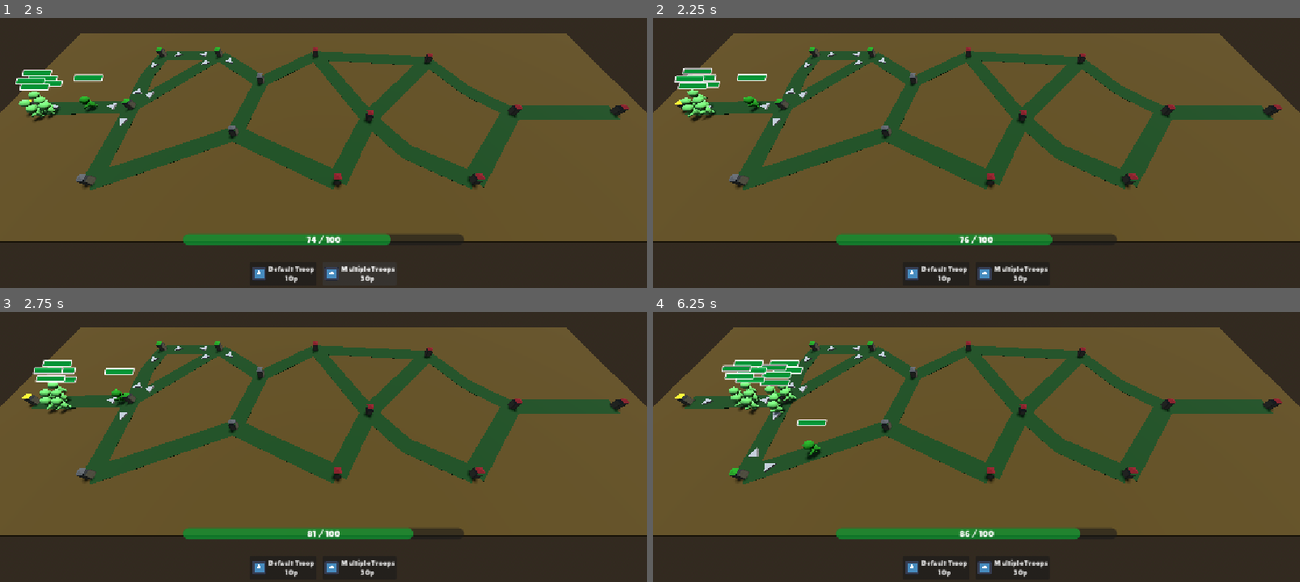
Above: before the commit, frames 1-4 (two rows, left to right).
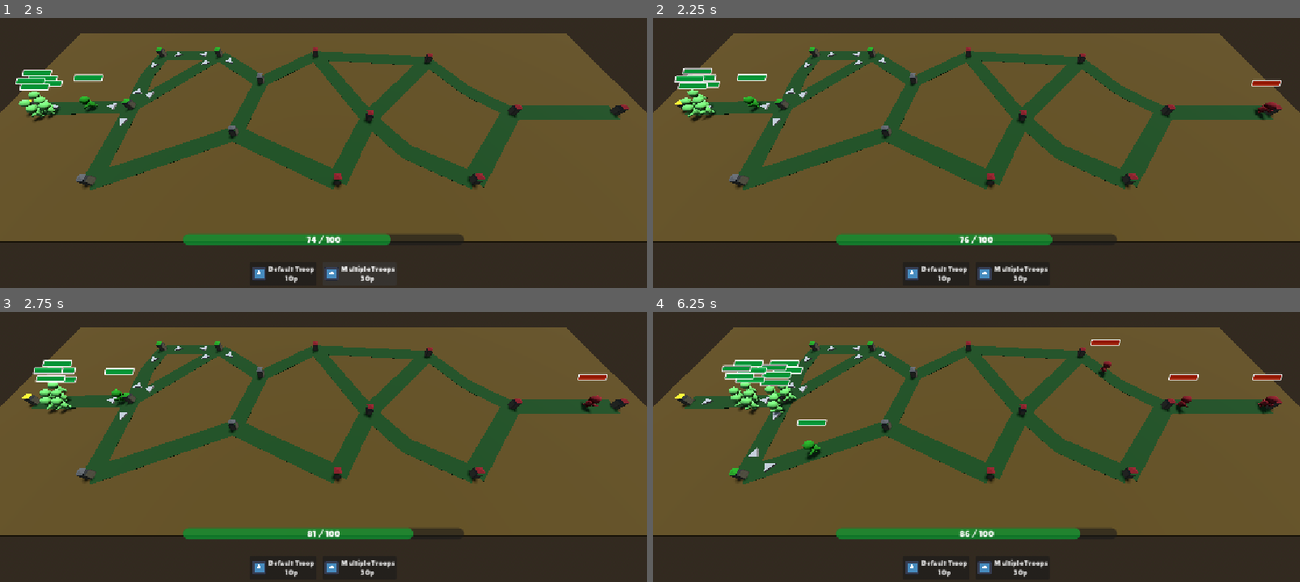
Above: after the commit, the same moments.

Repository: redd096/CrossCommunityGameJam2026
Game: Godot game, scene res://Scenes/game_scene_2.tscn
Same seed, same stepped clock (60 frames per second), same inputs: the game is played once before the commit and once after it. The engine's default icon, where the game draws it, is replaced by a stand-in: a white triangle on a blue panel in a dark square.
Inputs (mouse positions are in pixels of both pictures, inside the frame that each line leads up to):
- Up to frame 1 (2 s): click "Default Troop 10p" at 0.5 s; click "Multiple Troops 30p" at 1.25 s
- Up to frame 2 (2.25 s): move the mouse to (1118, 88) at 2.02 s; hold Right (ui_right) from 2.03 s (still down); click (1118, 88) at 2.17 s
- Up to frame 3 (2.75 s): keep holding Right (ui_right)
- Up to frame 4 (6.25 s): move the mouse to (847, 417) at 2.77 s; release Right (ui_right) at 2.78 s; hold Down (ui_down) 2.78-3.53 s; tap Enter (ui_accept) at 3.02, 4.52, 5.27, 6.02 s; move the mouse to (1041, 320) at 3.52 s; hold Right (ui_right) 3.53-4.28 s; move the mouse to (944, 474) at 4.27 s; hold Up (ui_up) 4.28-5.03 s; click (944, 474) at 4.42 s; move the mouse to (1170, 455) at 5.02 s; hold Left (ui_left) from 5.03 s (still down); move the mouse to (782, 344) at 5.77 s

Frame 1 is identical in both runs. In frame 2, 0.2% of the frame differs, in the area x 92-98%, y 23-38%; in frame 3, 0.2%; in frame 4, 0.6%, in the area x 67-98%, y 10-38%.

Commit message:
set enemy manager in scenes

Diff:
--- a/Scenes/game_scene.tscn
+++ b/Scenes/game_scene.tscn
@@ -7,6 +7,7 @@
 [ext_resource type="Script" uid="uid://dq42um1m8nncq" path="res://Scripts/troop_resource.gd" id="8_ikfsv"]
 [ext_resource type="Resource" uid="uid://dg5dm7ljdy02e" path="res://ScriptableObjects/PlayerUnits/default_player_unit.tres" id="9_5dgvu"]
 [ext_resource type="PackedScene" uid="uid://dh6qxehqe1qpi" path="res://Scenes/UI/player_ui.tscn" id="10_5dgvu"]
+[ext_resource type="Script" uid="uid://dx8733yuhixif" path="res://Scripts/enemy_spawn_chance.gd" id="10_w8jfd"]
 [ext_resource type="Resource" uid="uid://dityss1qu7adb" path="res://ScriptableObjects/PlayerUnits/multiple_player_units.tres" id="10_wywco"]
 [ext_resource type="Script" uid="uid://cdpi7dawbfypr" path="res://Scripts/managers/enemy_manager.gd" id="11_uscyt"]
 [ext_resource type="Resource" uid="uid://d270xf1t1x71l" path="res://ScriptableObjects/EnemyUnits/default_enemy_unit.tres" id="12_4xiap"]
@@ -26,6 +27,11 @@
 background_mode = 2
 sky = SubResource("Sky_rgj8m")
 
+[sub_resource type="Resource" id="Resource_lnkfh"]
+script = ExtResource("10_w8jfd")
+troop = ExtResource("12_4xiap")
+metadata/_custom_type_script = "uid://dx8733yuhixif"
+
 [sub_resource type="BoxMesh" id="BoxMesh_gtbs0"]
 size = Vector3(30, 1, 30)
 
@@ -98,7 +104,7 @@
 [node name="EnemyManager" type="Node" parent="." unique_id=1608931244 node_paths=PackedStringArray("spawner")]
 script = ExtResource("11_uscyt")
 spawner = NodePath("../Map/MapNode_D")
-spawnable_troop = ExtResource("12_4xiap")
+spawnable_troops = Array[ExtResource("10_w8jfd")]([SubResource("Resource_lnkfh")])
 metadata/_custom_type_script = "uid://cdpi7dawbfypr"
 
 [node name="---------------------------2" type="Node" parent="." unique_id=1388839165]
--- a/Scenes/game_scene_2.tscn
+++ b/Scenes/game_scene_2.tscn
@@ -14,6 +14,7 @@
 [ext_resource type="PackedScene" uid="uid://c2asd1eow1nf2" path="res://Scenes/Map/map_node.tscn" id="12_oit20"]
 [ext_resource type="Script" uid="uid://derwx2rh3vnuh" path="res://Scripts/map/map_path.gd" id="18_tn2ii"]
 [ext_resource type="Material" uid="uid://wm2a70eyop23" path="res://Materials/path_grass.tres" id="19_jl082"]
+[ext_resource type="Script" uid="uid://dx8733yuhixif" path="res://Scripts/enemy_spawn_chance.gd" id="20_chance"]
 
 [sub_resource type="ProceduralSkyMaterial" id="ProceduralSkyMaterial_1ixah"]
 sky_horizon_color = Color(0.66224277, 0.6717428, 0.6867428, 1)
@@ -25,6 +26,11 @@
 [sub_resource type="Environment" id="Environment_2fmhe"]
 background_mode = 2
 sky = SubResource("Sky_rgj8m")
+
+[sub_resource type="Resource" id="Resource_8wyov"]
+script = ExtResource("20_chance")
+troop = ExtResource("10_4e3x8")
+metadata/_custom_type_script = "uid://dx8733yuhixif"
 
 [sub_resource type="BoxMesh" id="BoxMesh_gtbs0"]
 size = Vector3(80, 1, 30)
@@ -196,7 +202,7 @@
 [node name="EnemyManager" type="Node" parent="." unique_id=1119141982 node_paths=PackedStringArray("spawner")]
 script = ExtResource("9_ytfab")
 spawner = NodePath("../Map/MapNode_N")
-spawnable_troop = ExtResource("10_4e3x8")
+spawnable_troops = Array[ExtResource("20_chance")]([SubResource("Resource_8wyov")])
 metadata/_custom_type_script = "uid://cdpi7dawbfypr"
 
 [node name="---------------------------2" type="Node" parent="." unique_id=851933575]
